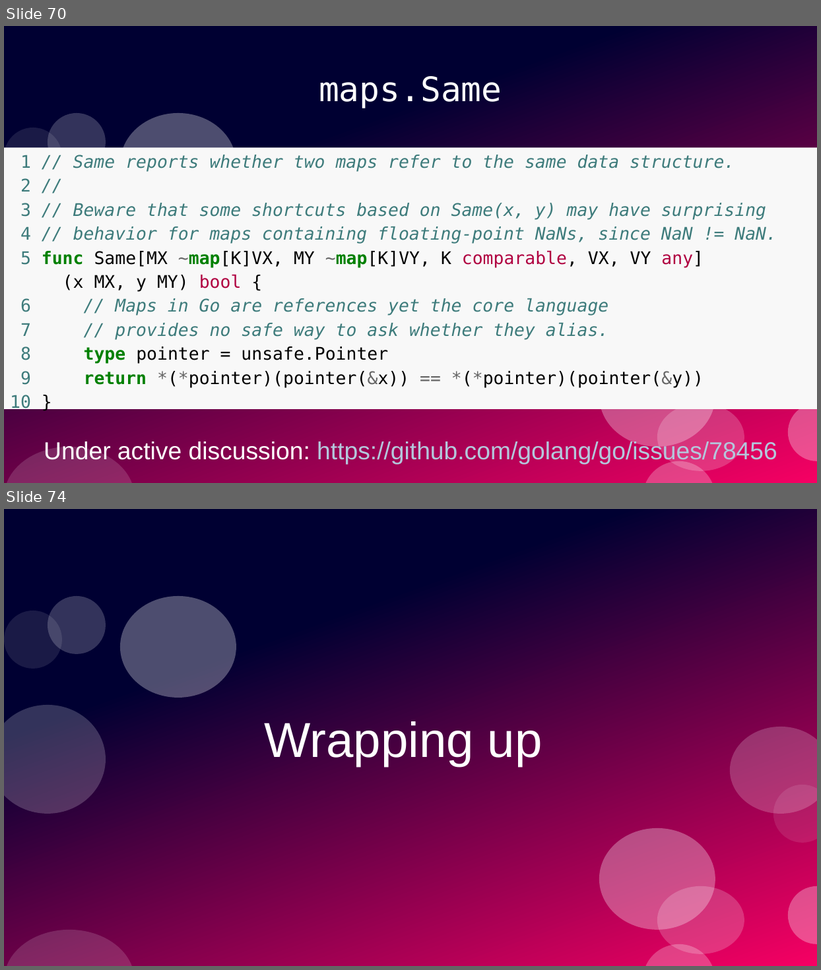
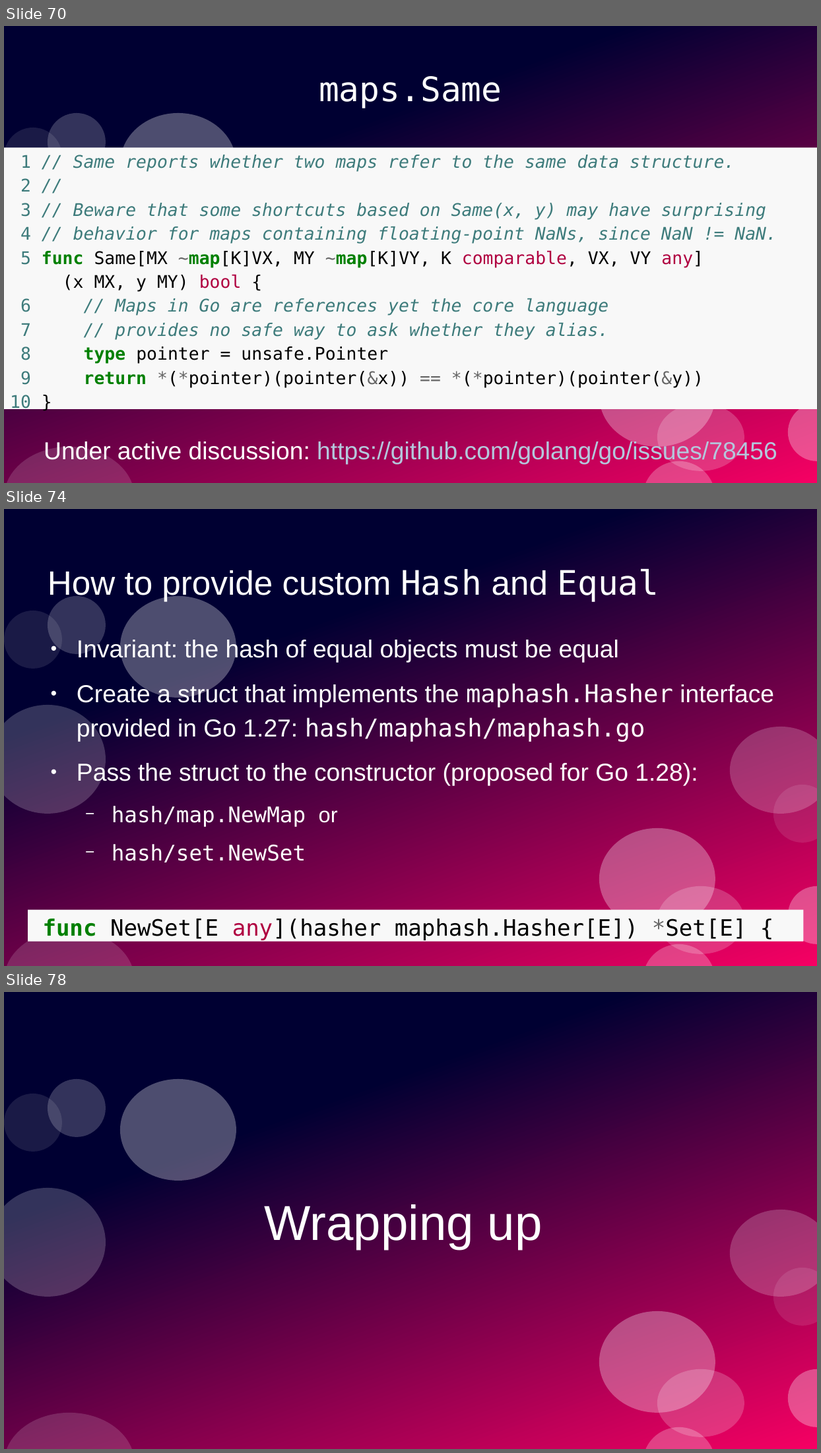
Before and after one commit to ramalho/sets-in-go, a slide deck: sets-in-go.odp. Shown one above the other, each under a label of ours: slides 70 and 74 before the commit, slides 70, 74 and 78 after it; the slides between them are not shown. The pictures are 821x970 and 821x1453 pixels, drawn with LibreOffice and Linux fonts; fonts in the diff are those of the drawing. Boxes give left, top, right and bottom in pixels: in the first picture for what was removed or moved away, otherwise in the second. Text is boxed around its words. In the diff, an @@ line names an element or a change of style, - is before the commit and + after.

Commit message:
slides for hasher types

```diff
--- a/sets-in-go.odp
+++ b/sets-in-go.odp
@@ slide 74 added at <box>4,509,817,966</box>, background #FFFFFF; not listed: 12 template elements that a slide beside it also shows @@
@@ title added at <box>48,568,659,602</box>, 33 pt, text #FFFFFF @@
+How to provide custom Hash and Equal
@@ text added at <box>77,638,774,863</box>, 24 pt, text #FFFFFF @@
+● Invariant: the hash of equal objects must be equal
+● Create a struct that implements the maphash.Hasher interface provided in Go 1.27: hash/maphash/maphash.go
+● Pass the struct to the constructor (proposed for Go 1.28):
+  − hash/map.NewMap or
+  − hash/set.NewSet
@@ text added at <box>28,910,804,942</box>, fill #F8F8F8, 22 pt, text #000000 @@
+func NewSet[E any](hasher maphash.Hasher[E]) *Set[E] {
@@ what was slide 74 is now slide 78 @@
```
Also in this commit, not shown: 8 slides changed, 3 other slides added, 4 other files.
